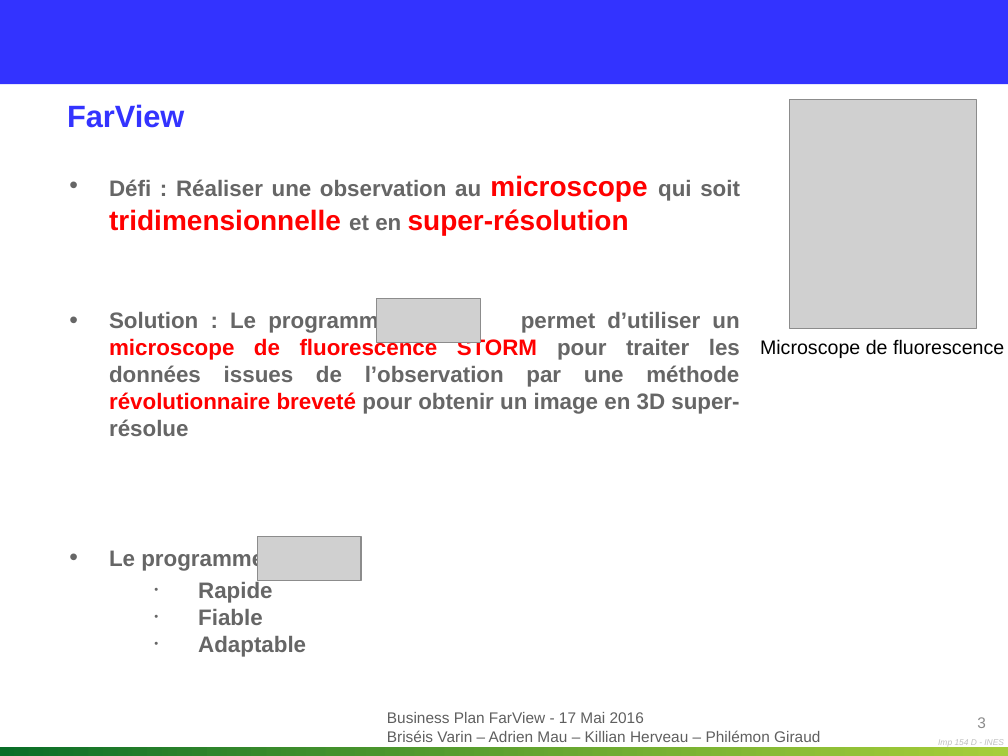
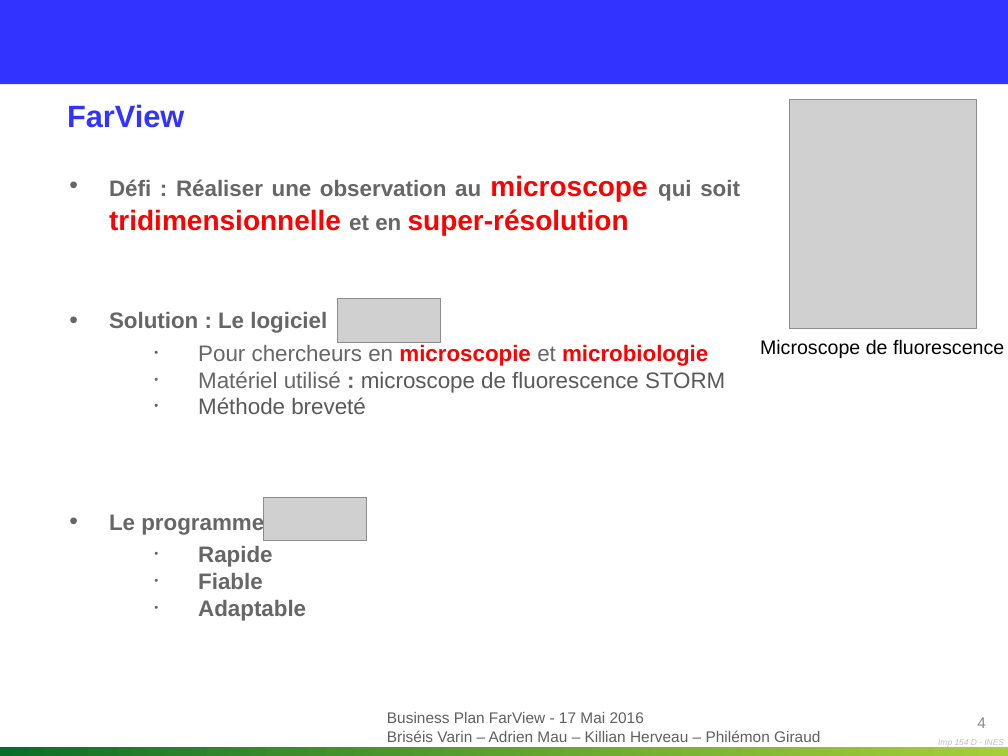
Before and after one commit to Killian-Herveau/PIMS, a slide deck: slide 4 of OppAffaire/Présentation orale/Partie Philémon.pptx (slide 3 before the commit). Drawn at 1008x756 pixels with LibreOffice and Linux fonts; fonts in the diff are those of the drawing; grey boxes stand for pictures; background and template pictures are left out. Boxes give left, top, right and bottom in pixels: in the first picture for what was removed or moved away, otherwise in the second. Text is boxed around its words. In the diff, an @@ line names an element or a change of style, - is before the commit and + after.

```diff
--- a/OppAffaire/Présentation orale/Partie Philémon.pptx
+++ b/OppAffaire/Présentation orale/Partie Philémon.pptx
@@ picture: place and size @@
-picture at <box>377,298,480,343</box>
+picture at <box>338,298,440,343</box>
@@ text at <box>109,312,725,414</box>: text changed; bold off @@
-• Solution : Le programme permet d’utiliser un microscope de fluorescence STORM pour traiter les données issues de l’observation par une méthode révolutionnaire breveté pour obtenir un image en 3D super-résolue
+• Solution : Le logiciel
+  • Pour chercheurs en microscopie et microbiologie
+  • Matériel utilisé : microscope de fluorescence STORM
+  • Méthode breveté
@@ picture: place and size @@
-picture at <box>258,536,361,581</box>
+picture at <box>264,497,367,541</box>
@@ page number at <box>977,717,986,728</box>: text changed @@
-3
+4
```
Also in this commit, not shown: 1 other slide changed, 1 slide added.
